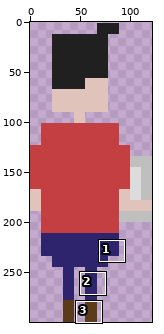
Edited in one commit: sprite sheet (img/pete_note.gif). Above, an overview of the earlier version with the close-up marked.
Close-up. Old version:
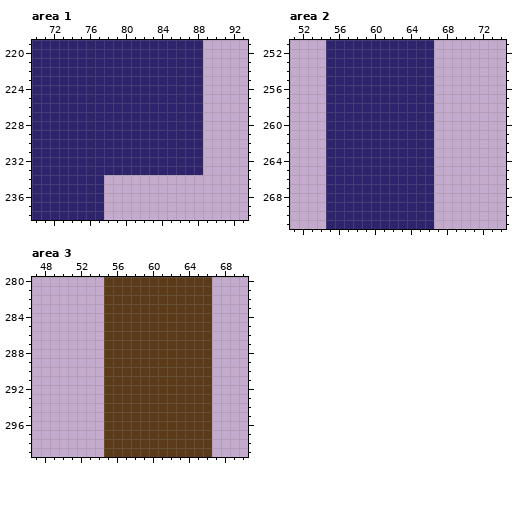
The file is 122x299 pixels. Shown: area 1: x 70..93, y 219..238; area 2: x 51..74, y 251..271; area 3: x 47..70, y 280..299. The old version is drawn lined up with the new one, on the new canvas. The commit also changed other parts of the picture, which this record leaves out.
New version:
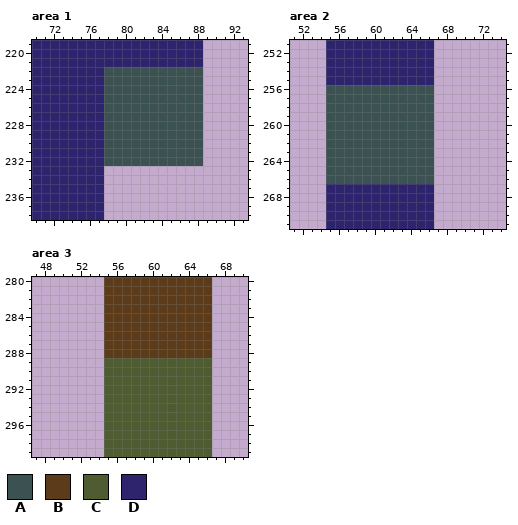
Palette (. is transparent): A #3c5252  B #5c3b1b  C #4f5c31  D #2d246d
What changed:
canvas 122x299 -> 122x300, the old top-left corner now at 0,1
--- area 1
@@ x 76..90 @@
 221 DDDDDDDDDDDDD..
-222 DDDDDDDDDDDDD..
-223 DDDDDDDDDDDDD..
-224 DDDDDDDDDDDDD..
-225 DDDDDDDDDDDDD..
-226 DDDDDDDDDDDDD..
-227 DDDDDDDDDDDDD..
-228 DDDDDDDDDDDDD..
-229 DDDDDDDDDDDDD..
-230 DDDDDDDDDDDDD..
-231 DDDDDDDDDDDDD..
-232 DDDDDDDDDDDDD..
-233 DDDDDDDDDDDDD..
+222 DDAAAAAAAAAAA..
+223 DDAAAAAAAAAAA..
+224 DDAAAAAAAAAAA..
+225 DDAAAAAAAAAAA..
+226 DDAAAAAAAAAAA..
+227 DDAAAAAAAAAAA..
+228 DDAAAAAAAAAAA..
+229 DDAAAAAAAAAAA..
+230 DDAAAAAAAAAAA..
+231 DDAAAAAAAAAAA..
+232 DDAAAAAAAAAAA..
+233 DD.............
 234 DD.............
--- area 2
@@ x 53..68 @@
 255 ..DDDDDDDDDDDD..
-256 ..DDDDDDDDDDDD..
-257 ..DDDDDDDDDDDD..
-258 ..DDDDDDDDDDDD..
-259 ..DDDDDDDDDDDD..
-260 ..DDDDDDDDDDDD..
-261 ..DDDDDDDDDDDD..
-262 ..DDDDDDDDDDDD..
-263 ..DDDDDDDDDDDD..
-264 ..DDDDDDDDDDDD..
-265 ..DDDDDDDDDDDD..
-266 ..DDDDDDDDDDDD..
+256 ..AAAAAAAAAAAA..
+257 ..AAAAAAAAAAAA..
+258 ..AAAAAAAAAAAA..
+259 ..AAAAAAAAAAAA..
+260 ..AAAAAAAAAAAA..
+261 ..AAAAAAAAAAAA..
+262 ..AAAAAAAAAAAA..
+263 ..AAAAAAAAAAAA..
+264 ..AAAAAAAAAAAA..
+265 ..AAAAAAAAAAAA..
+266 ..AAAAAAAAAAAA..
 267 ..DDDDDDDDDDDD..
--- area 3
@@ x 53..68 @@
 288 ..BBBBBBBBBBBB..
-289 ..BBBBBBBBBBBB..
-290 ..BBBBBBBBBBBB..
-291 ..BBBBBBBBBBBB..
-292 ..BBBBBBBBBBBB..
-293 ..BBBBBBBBBBBB..
-294 ..BBBBBBBBBBBB..
-295 ..BBBBBBBBBBBB..
-296 ..BBBBBBBBBBBB..
-297 ..BBBBBBBBBBBB..
-298 ..BBBBBBBBBBBB..
-299 ..BBBBBBBBBBBB..
+289 ..CCCCCCCCCCCC..
+290 ..CCCCCCCCCCCC..
+291 ..CCCCCCCCCCCC..
+292 ..CCCCCCCCCCCC..
+293 ..CCCCCCCCCCCC..
+294 ..CCCCCCCCCCCC..
+295 ..CCCCCCCCCCCC..
+296 ..CCCCCCCCCCCC..
+297 ..CCCCCCCCCCCC..
+298 ..CCCCCCCCCCCC..
+299 ..CCCCCCCCCCCC..
Changed places in both close-ups, as pixel boxes (x1, y1, x2, y2):
changed: (104, 67, 203, 175)
changed: (326, 85, 434, 184)
changed: (104, 358, 212, 457)
